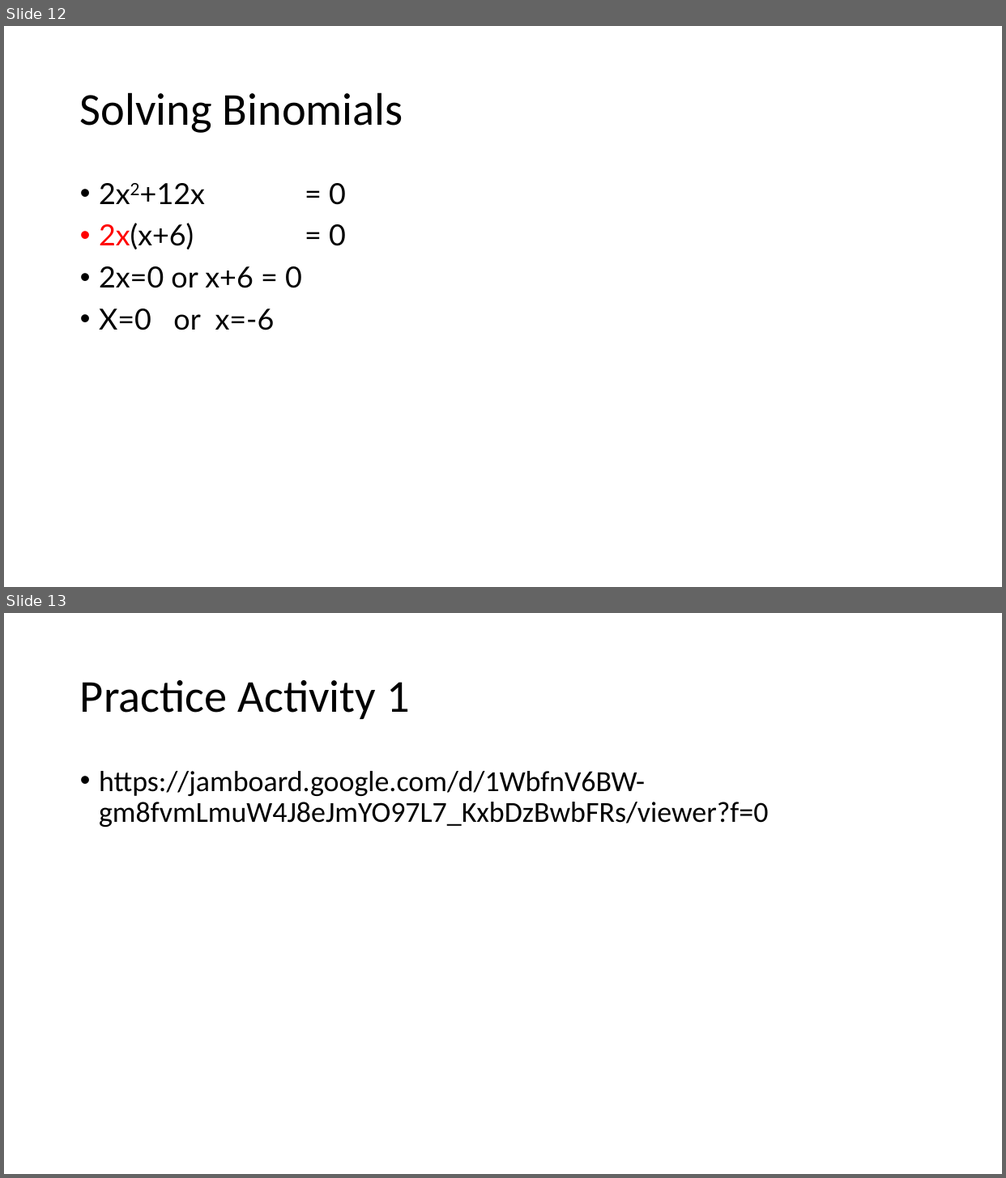
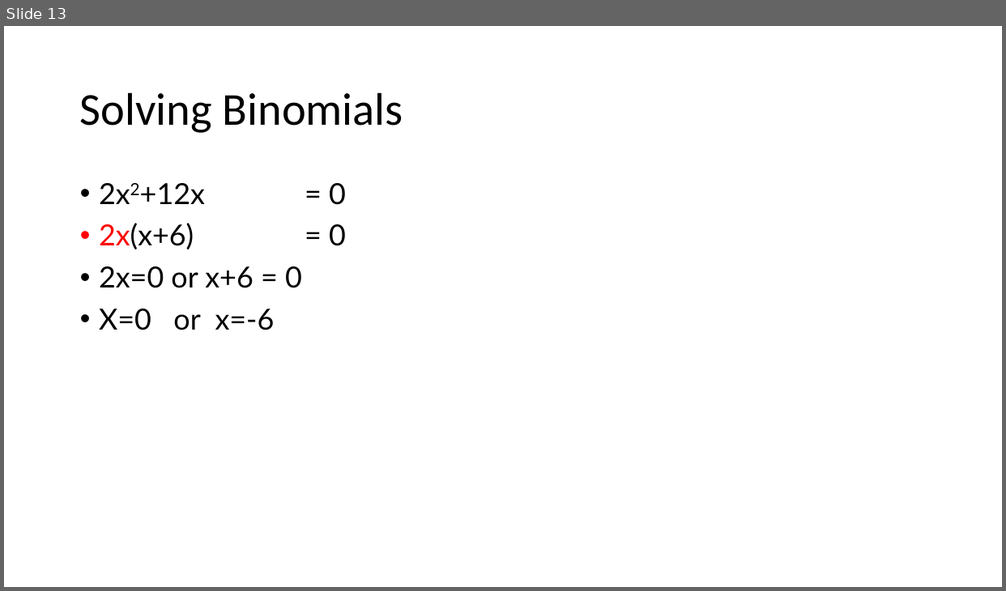
Before and after one commit to millerdoug/notes, a slide deck: MiniLesson.pptx. Shown one above the other, each under a label of ours: slides 12 and 13 before the commit, slide 13 after it. The pictures are 1006x1178 and 1006x591 pixels, drawn with LibreOffice and Linux fonts; fonts in the diff are those of the drawing. Boxes give left, top, right and bottom in pixels: in the first picture for what was removed or moved away, otherwise in the second. Text is boxed around its words. In the diff, an @@ line names an element or a change of style, - is before the commit and + after.

```diff
--- a/MiniLesson.pptx
+++ b/MiniLesson.pptx
@@ slide 13 removed at (x1=4, y1=613, x2=1002, y2=1174), background #FFFFFF @@
@@ title removed at (x1=80, y1=680, x2=410, y2=719) @@
-Practice Activity 1
@@ text removed at (x1=99, y1=771, x2=768, y2=827) @@
-• https://jamboard.google.com/d/1WbfnV6BW-gm8fvmLmuW4J8eJmYO97L7_KxbDzBwbFRs/viewer?f=0
@@ what was slide 12 is now slide 13 @@
```
Also in this commit, not shown: 2 slides changed, 3 slides added, 1 other slide removed.
